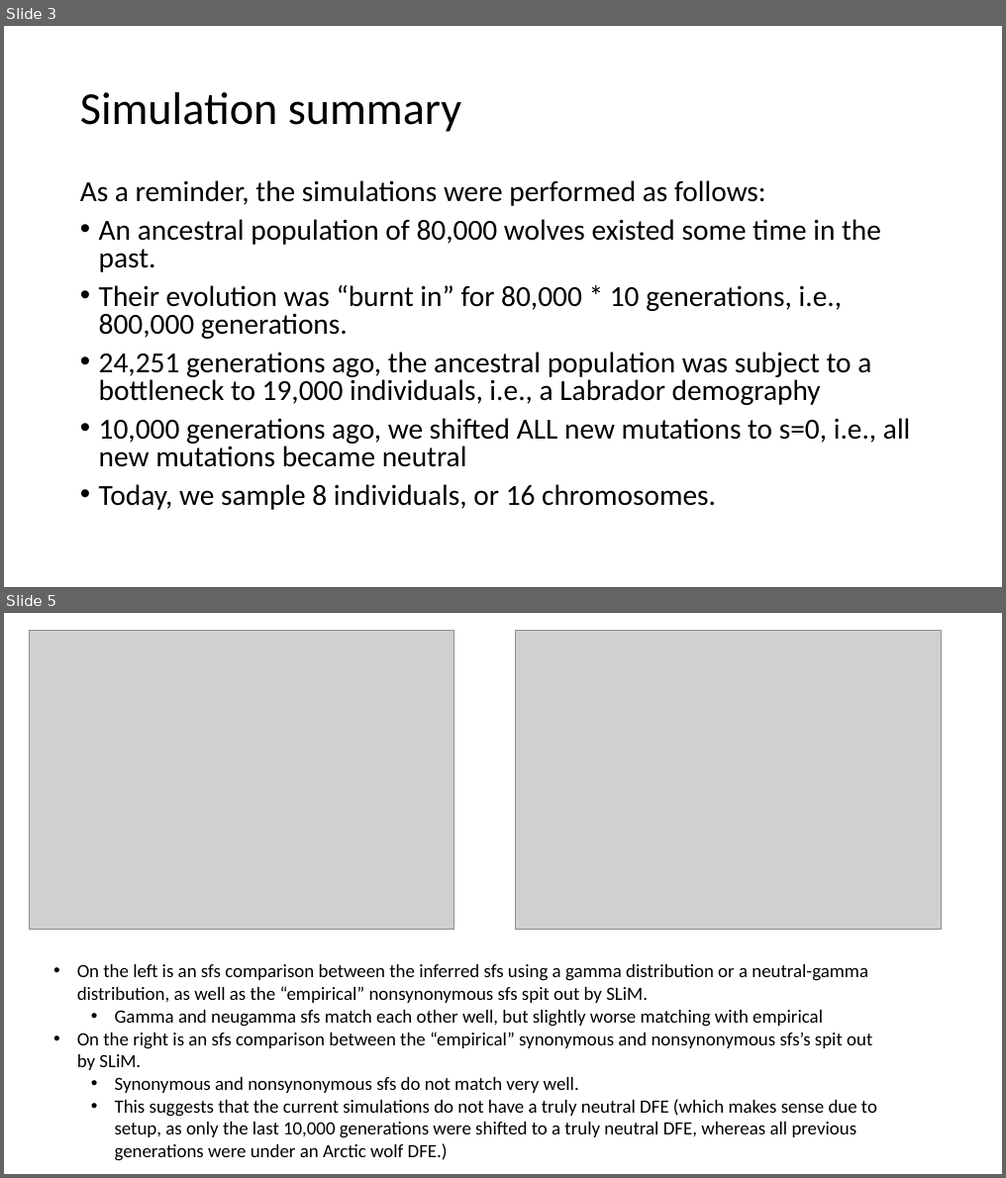
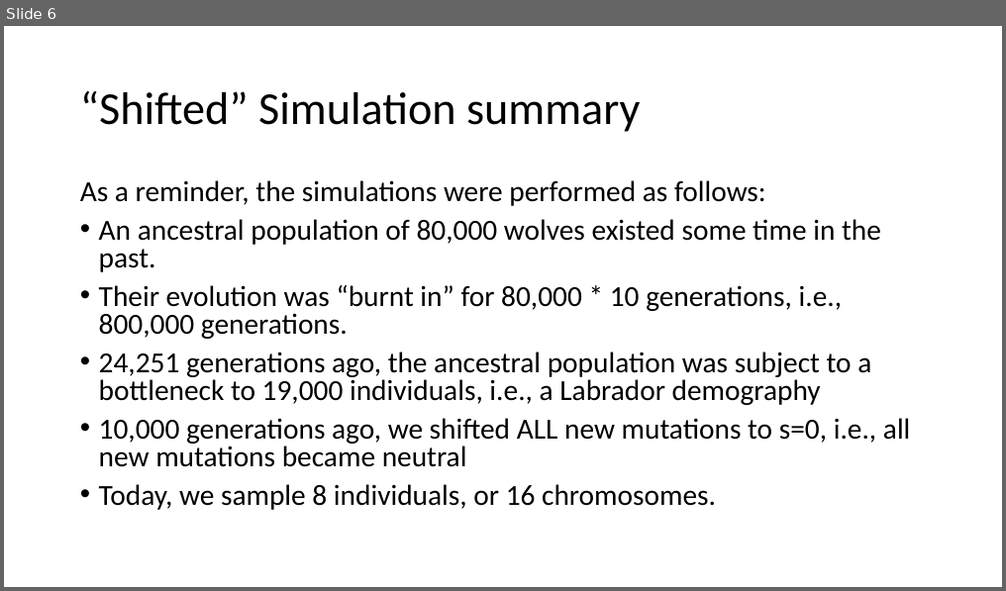
Before and after one commit to jon-mah/lohmueller_lab, a slide deck: 20200714/2020_07_28_dog_dfe_meeting.pptx. Shown one above the other, each under a label of ours: slides 3 and 5 before the commit, slide 6 after it; the slides between them are not shown. The pictures are 1006x1178 and 1006x591 pixels, drawn with LibreOffice and Linux fonts; fonts in the diff are those of the drawing; grey boxes stand for pictures. Boxes give left, top, right and bottom in pixels: in the first picture for what was removed or moved away, otherwise in the second. Text is boxed around its words. In the diff, an @@ line names an element or a change of style, - is before the commit and + after.

Commit message:
AW_time_neutral_shift simulations.

```diff
--- a/20200714/2020_07_28_dog_dfe_meeting.pptx
+++ b/20200714/2020_07_28_dog_dfe_meeting.pptx
@@ slide 5 removed at (x1=4, y1=613, x2=1002, y2=1174), background #FFFFFF @@
@@ picture removed at (x1=29, y1=630, x2=453, y2=930) @@
@@ picture removed at (x1=516, y1=630, x2=942, y2=930) @@
@@ text removed at (x1=77, y1=964, x2=877, y2=1161) @@
-• On the left is an sfs comparison between the inferred sfs using a gamma distribution or a neutral-gamma distribution, as well as the “empirical” nonsynonymous sfs spit out by SLiM.
-  • Gamma and neugamma sfs match each other well, but slightly worse matching with empirical
-• On the right is an sfs comparison between the “empirical” synonymous and nonsynonymous sfs’s spit out by SLiM.
-  • Synonymous and nonsynonymous sfs do not match very well.
-  • This suggests that the current simulations do not have a truly neutral DFE (which makes sense due to setup, as only the last 10,000 generations were shifted to a truly neutral DFE, whereas all previous generations were under an Arctic wolf DFE.)
@@ what was slide 3 is now slide 6 @@
@@ slide 6 changed as well @@
@@ title at (x1=80, y1=91, x2=640, y2=132): text changed @@
-Simulation summary
+“Shifted” Simulation summary
```
Also in this commit, not shown: 2 other slides changed, 7 slides added, 19 other slides removed, 16 other files.
